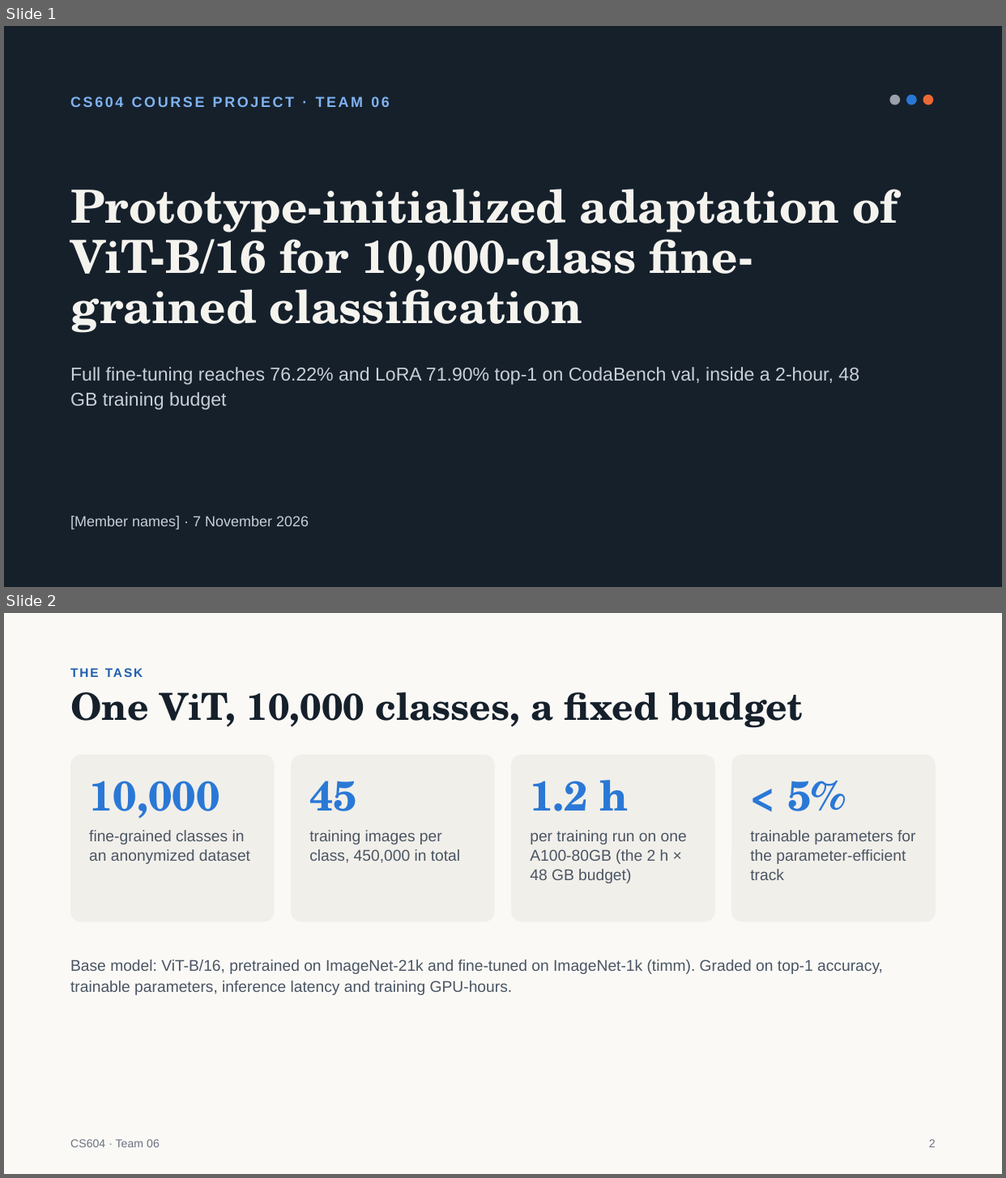
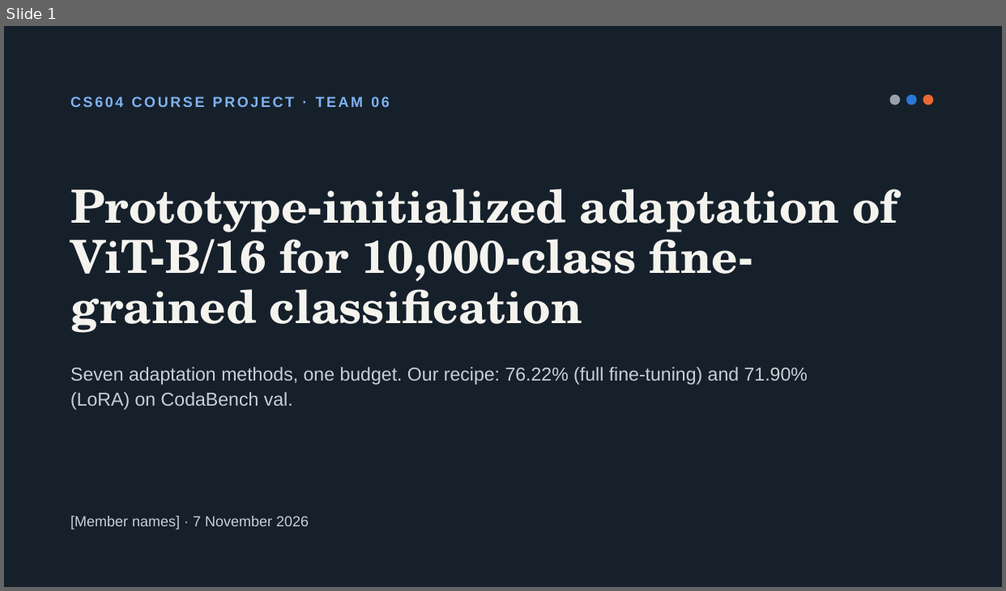
Before and after one commit to jiaobuchong/deep-cv, a slide deck: cs604_team06_slides.pptx. Shown one above the other, each under a label of ours: slides 1 and 2 before the commit, slide 1 after it. The pictures are 1006x1178 and 1006x591 pixels, drawn with LibreOffice and Linux fonts; fonts in the diff are those of the drawing. Boxes give left, top, right and bottom in pixels: in the first picture for what was removed or moved away, otherwise in the second. Text is boxed around its words. In the diff, an @@ line names an element or a change of style, - is before the commit and + after.

```diff
--- a/cs604_team06_slides.pptx
+++ b/cs604_team06_slides.pptx
@@ slide 2 removed at [4, 613, 1002, 1174], background #FAF9F6 @@
@@ text removed at [70, 665, 936, 679] @@
-THE TASK
@@ title removed at [70, 692, 803, 728] @@
-One ViT, 10,000 classes, a fixed budget
@@ rounded rectangle removed at [70, 755, 275, 922] @@
@@ rounded rectangle removed at [291, 755, 494, 922] @@
@@ rounded rectangle removed at [512, 755, 715, 922] @@
@@ rounded rectangle removed at [731, 755, 936, 922] @@
@@ text removed at [89, 781, 219, 819] @@
-10,000
@@ text removed at [309, 781, 357, 811] @@
-45
@@ text removed at [530, 780, 629, 811] @@
-1.2 h
@@ text removed at [787, 781, 846, 811] @@
-< 5%
@@ text removed at [89, 830, 250, 864] @@
-fine-grained classes in an anonymized dataset
@@ text removed at [309, 830, 460, 863] @@
-training images per class, 450,000 in total
@@ text removed at [530, 830, 687, 884] @@
-per training run on one A100-80GB (the 2 h × 48 GB budget)
@@ text removed at [750, 830, 915, 880] @@
-trainable parameters for the parameter-efficient track
@@ text removed at [70, 960, 883, 995] @@
-Base model: ViT-B/16, pretrained on ImageNet-21k and fine-tuned on ImageNet-1k (timm). Graded on top-1 accuracy, trainable parameters, inference latency and training GPU-hours.
@@ text removed at [70, 1139, 160, 1148] @@
-CS604 · Team 06
@@ text removed at [929, 1139, 936, 1148] @@
-2
@@ slide 1 changed as well @@
@@ text at [70, 367, 808, 410]: text changed @@
-Full fine-tuning reaches 76.22% and LoRA 71.90% top-1 on CodaBench val, inside a 2-hour, 48 GB training budget
+Seven adaptation methods, one budget. Our recipe: 76.22% (full fine-tuning) and 71.90% (LoRA) on CodaBench val.
```
Also in this commit, not shown: 5 other slides changed, 12 slides added, 8 other slides removed, 11 other files.
